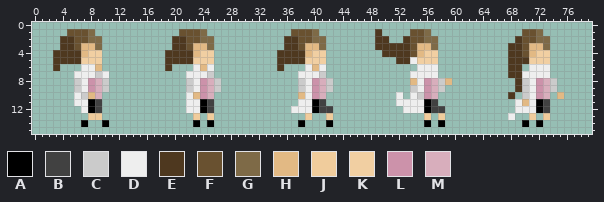
One commit to this sprite sheet: Assets/Sprites/CharacterSpriteSheet.png. The first picture shows the starting point.
The file is 160x32 pixels, drawn in blocks of 2x2; one block is one cell here.
Palette (. is transparent): A #000000  B #414141  C #cbcbcb  D #eeeeee  E #4e381f  F #695130  G #7e6a47  H #e2b984  J #f0cc9c  K #f1cfa2  L #cc92aa  M #d8aebc
Pixels before, first column x 3:
 1 ..FFFG............FFFG............FFFG........E....FFG.............FFG...
 2 .EEFFGG..........EEFFGG..........EEFFGG.......EE..EFFGG...........EFFGG..
 3 .EEFHHG..........EEFHHG..........EEFHHG.......EEEEEFHHG..........EEFHHG..
 4 EEEEHKK.........EEEEHKK.........EEEEHKK........EEEEFHKK..........EEFHKK..
 5 EEEEKKK.........EEEEKKK.........EEEEKKK..........EEDKKK..........EEEKKK..
 6 E...DDH.........E...DHD.........E...DHD.............DDD..........EE.DDD..
 7 ...DDDCD...........DDDC............DDDC............DDDD..........EEDDDD..
 8 ...CDLMC...........CDLMC...........CDLMC...........HDLMCH.........ECDLMC.
 9 ...CDLMC...........CDLMC...........CDLMC...........CDLMC..........ECDLMC.
10 ...DCHM............DHLM............HDLM..........D.DCLM..........E.CDLM.H
11 ...DDAB............DDAB............DDAB..........DDDDAB...........DHDAB..
12 ....DAB............DDAB...........DDDABB..........DDDABB..........DDDAB..
13 .....JJ.............J.J.............J..J.............J.J.........D..J.J..
14 ....A..A............A.A............A...A.............A.A...........A.A...
After:
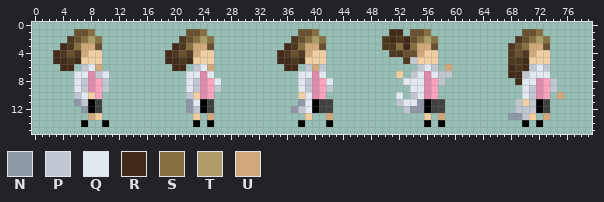
Colours new in this view: N #8f98a6  P #c0c7d1  Q #e1e8f0  R #422b19  S #877041  T #b09c68  U #d1a87b
Changes in this commit:
colour L: #cc92aa -> #e089ad
colour M: #d8aebc -> #fca4bf
Changed rows in their new state; - is a pixel that keeps its letter.
first column x 3:
 1 --.--S------------.--S------------.--S--------.-RR---S---------------S---
 2 -.--STS----------.--STS----------.--STS-------.-RER-STS-------------STS--
 3 -R-SUUF----------R-SUUF----------R-SUUF-------.--SRSUUF-----------FSUUF--
 4 R-F-U-----------R-F-U-----------R-F-U----------.--F-U-------------FEU----
 5 RR-R------------RR-R------------RR-R-------------.-P---------------R-----
 6 .RR-PQU---------.RR-PQU---------.RR-PUP-------------PQP-U--------R-RPQP--
 7 ---QQLPQ-----------QQLQ------------QQLQ----------K-PQLQPP--------RRPQQQ--
 8 ---QP--P-----------QP--Q-----------QP--Q----------QQQ--P.---------RQQ--P-
 9 ---QP--P-----------QP--P-----------QP--P-----------QQ--.----------.QP--P-
10 ---PQK-------------PK--------------KQ------------Q-PQ------------.-QP---U
11 ---NP--------------NQ--------------NQ--B---------PQQN--B----------PKP----
12 ----N--------------NP-------------NPQ-------------PNN-------------PPP----
13 -----U----------------U----------------U---------------U---------NNP--U--
